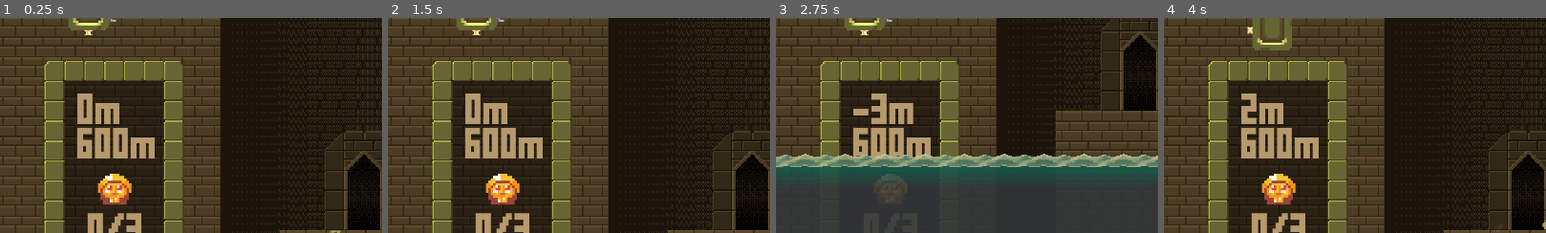
Above: before the commit, frames 1-4 (left to right).
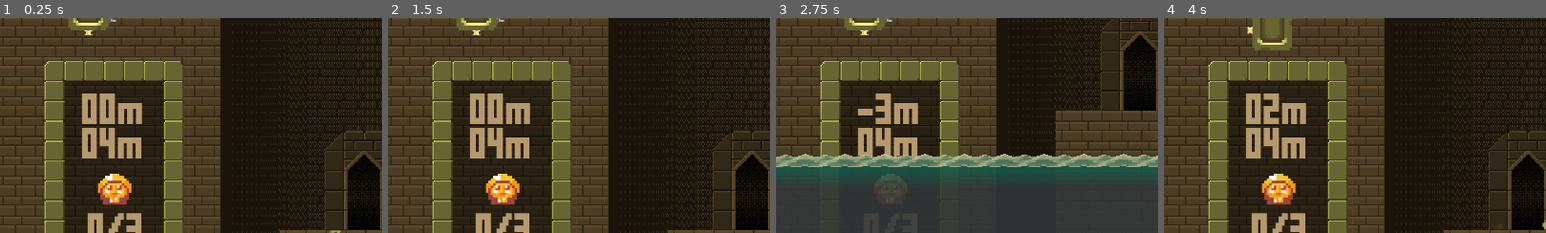
Above: after the commit, the same moments.

Repository: The-First-Pancake/gmtk-game-jam-2024
Game: Godot game, scene res://Levels/Template Level.tscn
Two runs of this game, one before a commit and one after it. Both use one fixed random seed, a clock stepped at 60 frames per second and the inputs below. The engine's default icon, where the game draws it, is replaced by a stand-in: a white triangle on a blue panel in a dark square.
Inputs (mouse positions are % of the whole screen's width and height, from its top left):
- Up to frame 1 (0.25 s): no input
- Up to frame 2 (1.5 s): move the mouse to (14, 22) at 0.52 s; hold Right (move_right) from 0.53 s (still down); click (14, 22) at 0.6 s; tap Space (jump) at 0.77 s; move the mouse to (30, 55) at 1.27 s; click (30, 55) at 1.35 s
- Up to frame 3 (2.75 s): tap Space (jump) at 1.52 s; move the mouse to (60, 28) at 2.02 s; release Right (move_right) at 2.03 s; hold Left (move_left) from 2.03 s (still down); right-click (60, 28) at 2.1 s; click (60, 28) at 2.3 s
- Up to frame 4 (4 s): move the mouse to (45, 70) at 2.77 s; release Left (move_left) at 2.78 s; hold Right (move_right) from 2.78 s (still down); click (45, 70) at 2.85 s; tap Space (jump) at 3.02, 3.77 s; move the mouse to (80, 65) at 3.52 s; click (80, 65) at 3.6 s
The pictures show only the part of the screen within x 0-50%, y 33-83%; the shares and areas given below are measured in that part.

The runs differ from the first frame. In frame 1, 3.4% of the frame differs, in the area x 20-41%, y 35-66%; in frame 2, 3.4%; in frame 3, 2.6%; in frame 4, 3.3%.

Commit message:
Add level select screen

Diff:
--- /dev/null
+++ b/Levels/LevelSelect.tscn
@@ -0,0 +1,28 @@
+[gd_scene load_steps=5 format=3 uid="uid://bvr1x1nd1id31"]
+
+[ext_resource type="Script" path="res://Scripts/LevelSelect.gd" id="1_7k26d"]
+[ext_resource type="Texture2D" uid="uid://bqfeqtdw7xcxo" path="res://Art/Sprites/Backgrounds/background.png" id="1_24j1o"]
+[ext_resource type="PackedScene" uid="uid://b3d1ywvp6mjol" path="res://Prefabs/LevelWeenie.tscn" id="3_66fh1"]
+
+[sub_resource type="CanvasItemMaterial" id="CanvasItemMaterial_pwuex"]
+light_mode = 1
+
+[node name="LevelSelect" type="Node2D"]
+position = Vector2(11, -5)
+script = ExtResource("1_7k26d")
+weenie_prefab = ExtResource("3_66fh1")
+
+[node name="Parallax2D" type="Parallax2D" parent="."]
+z_index = -4096
+scroll_scale = Vector2(0.5, 0.5)
+
+[node name="Background" type="TextureRect" parent="Parallax2D"]
+texture_filter = 1
+material = SubResource("CanvasItemMaterial_pwuex")
+offset_left = -4.0
+offset_top = -16301.0
+offset_right = 636.0
+offset_bottom = -12616.0
+scale = Vector2(3, 5)
+texture = ExtResource("1_24j1o")
+stretch_mode = 1
--- a/Levels/Template Level.tscn
+++ b/Levels/Template Level.tscn
@@ -200,12 +200,21 @@
 label_settings = SubResource("LabelSettings_448k6")
 
 [node name="HeightUI" type="Label" parent="Camera2D/UI"]
-offset_left = -765.0
+offset_left = -754.0
 offset_top = 18.0
-offset_right = -563.0
-offset_bottom = 209.0
-text = "100m
-666m"
+offset_right = -664.0
+offset_bottom = 187.0
+text = "00
+00"
+label_settings = SubResource("LabelSettings_448k6")
+
+[node name="HeightUnitsUI" type="Label" parent="Camera2D/UI"]
+offset_left = -663.0
+offset_top = 18.0
+offset_right = -573.0
+offset_bottom = 187.0
+text = "m
+m"
 label_settings = SubResource("LabelSettings_448k6")
 
 [node name="Idol" type="Sprite2D" parent="Camera2D/UI"]
--- /dev/null
+++ b/Prefabs/LevelWeenie.tscn
@@ -0,0 +1,110 @@
+[gd_scene load_steps=13 format=3 uid="uid://b3d1ywvp6mjol"]
+
+[ext_resource type="Script" path="res://Scripts/LevelWeenie.gd" id="1_13nni"]
+[ext_resource type="Texture2D" uid="uid://cm1bxb5y7kb" path="res://Art/Sprites/UI/ui_throbber.png" id="2_u6lqa"]
+[ext_resource type="FontFile" uid="uid://ck4uibtfurjl4" path="res://Fonts/FFFFORWA.TTF" id="3_1r1pr"]
+[ext_resource type="Texture2D" uid="uid://cra8a72oqq7vi" path="res://Art/Sprites/Idol.png" id="4_55eog"]
+[ext_resource type="Texture2D" uid="uid://c7n6srd7l27kh" path="res://Art/Sprites/fire_small.png" id="5_mawvm"]
+
+[sub_resource type="CircleShape2D" id="CircleShape2D_cat1a"]
+radius = 98.0204
+
+[sub_resource type="LabelSettings" id="LabelSettings_d7721"]
+font = ExtResource("3_1r1pr")
+font_size = 60
+font_color = Color(0.7, 0.588, 0.42, 1)
+
+[sub_resource type="AtlasTexture" id="AtlasTexture_8is8u"]
+atlas = ExtResource("5_mawvm")
+region = Rect2(0, 0, 3, 6)
+
+[sub_resource type="AtlasTexture" id="AtlasTexture_udlu0"]
+atlas = ExtResource("5_mawvm")
+region = Rect2(3, 0, 3, 6)
+
+[sub_resource type="AtlasTexture" id="AtlasTexture_deems"]
+atlas = ExtResource("5_mawvm")
+region = Rect2(6, 0, 3, 6)
+
+[sub_resource type="AtlasTexture" id="AtlasTexture_auh6p"]
+atlas = ExtResource("5_mawvm")
+region = Rect2(9, 0, 3, 6)
+
+[sub_resource type="SpriteFrames" id="SpriteFrames_8jjmw"]
+animations = [{
+"frames": [{
+"duration": 1.0,
+"texture": SubResource("AtlasTexture_8is8u")
+}, {
+"duration": 1.0,
+"texture": SubResource("AtlasTexture_udlu0")
+}, {
+"duration": 1.0,
+"texture": SubResource("AtlasTexture_deems")
+}, {
+"duration": 1.0,
+"texture": SubResource("AtlasTexture_auh6p")
+}],
+"loop": true,
+"name": &"default",
+"speed": 7.0
+}]
+
+[node name="LevelWeenie" type="Area2D"]
+visible = false
+script = ExtResource("1_13nni")
+
+[node name="CollisionShape2D" type="CollisionShape2D" parent="."]
+shape = SubResource("CircleShape2D_cat1a")
+
+[node name="Sprite2D" type="Sprite2D" parent="."]
+scale = Vector2(3.125, 3.125)
+texture = ExtResource("2_u6lqa")
+
+[node name="IdolUI" type="Label" parent="."]
+offset_left = -120.0
+offset_top = 120.0
+offset_right = 135.0
+offset_bottom = 258.0
+text = "Level 1"
+label_settings = SubResource("LabelSettings_d7721")
+horizontal_alignment = 1
+
+[node name="Idol 1" type="Sprite2D" parent="."]
+visible = false
+position = Vector2(-58.125, 231.312)
+scale = Vector2(3.125, 3.125)
+texture = ExtResource("4_55eog")
+
+[node name="Idol 2" type="Sprite2D" parent="."]
+visible = false
+position = Vector2(-2.125, 231.312)
+scale = Vector2(3.125, 3.125)
+texture = ExtResource("4_55eog")
+
+[node name="Idol 3" type="Sprite2D" parent="."]
+visible = false
+position = Vector2(50.875, 231.312)
+scale = Vector2(3.125, 3.125)
+texture = ExtResource("4_55eog")
+
+[node name="CompletedFlames" type="Node2D" parent="."]
+visible = false
+
+[node name="flame" type="AnimatedSprite2D" parent="CompletedFlames"]
+position = Vector2(-18, -4)
+scale = Vector2(3.15, 3.15)
+sprite_frames = SubResource("SpriteFrames_8jjmw")
+autoplay = "default"
+frame_progress = 0.832069
+
+[node name="flame2" type="AnimatedSprite2D" parent="CompletedFlames"]
+position = Vector2(19, -4)
+scale = Vector2(3.15, 3.15)
+sprite_frames = SubResource("SpriteFrames_8jjmw")
+autoplay = "default"
+frame_progress = 0.601985
+
+[connection signal="input_event" from="." to="." method="on_collision_input_event"]
+[connection signal="mouse_entered" from="." to="." method="_on_mouse_entered"]
+[connection signal="mouse_exited" from="." to="." method="_on_mouse_exited"]
--- a/Scripts/Door.gd
+++ b/Scripts/Door.gd
@@ -13,10 +13,12 @@
 		door_frame.z_index = lower_layer
 		interior_wall.process_mode = Node.PROCESS_MODE_DISABLED
 		interior_wall_2.process_mode = Node.PROCESS_MODE_DISABLED
+		GameManager.exit_door = self
 	else:
 		door_frame.z_index = top_layer
 		interior_wall.process_mode = Node.PROCESS_MODE_INHERIT
 		interior_wall_2.process_mode = Node.PROCESS_MODE_INHERIT
+		GameManager.entrance_door = self
 
 func _on_body_entered(body: Node2D) -> void:
 	if body is Player:
--- a/Scripts/GameManager.gd
+++ b/Scripts/GameManager.gd
@@ -3,6 +3,25 @@
 var player : Player = null
 var entrance_door : Door = null
 var exit_door : Door = null
+
+var levels : Array[PackedScene]
+var current_level : int = 0
+var game_progress_state : Dictionary = {"max_level_reached" = 1,
+										"level_states" = []}
+
+func _ready() -> void:
+	levels = [
+		preload("res://Levels/LevelSelect.tscn"),
+		preload("res://Levels/World1/temple_1_intro.tscn"),
+		preload("res://Levels/World1/temple_2_spikes.tscn"),
+		preload("res://Levels/World1/temple_3_holds.tscn")
+	]
+	for level in levels:
+		var level_dictionary_default : Dictionary = {
+			"completed" = false,
+			"idols" = 0,
+		}
+		game_progress_state["level_states"].append(level_dictionary_default)
 
 # Called every frame. 'delta' is the elapsed time since the previous frame.
 func _process(delta: float) -> void:
@@ -15,4 +34,18 @@
 			DisplayServer.window_set_mode(DisplayServer.WINDOW_MODE_FULLSCREEN)
 
 func level_complete() -> void:
-	print("level complete!")
+	game_progress_state['level_states'][current_level]['completed'] = true
+	game_progress_state['level_states'][current_level]['idols'] = player.idols_collected
+	load_next_scene()
+
+func load_level(idx : int) -> void:
+	if (idx >= levels.size()):
+		idx = 0 # always go back to level selected if end reached
+	current_level = idx;
+	get_tree().change_scene_to_packed(levels[idx])
+
+func load_next_scene() -> void:
+	current_level += 1
+	if (current_level > game_progress_state["max_level_reached"]):
+		game_progress_state["max_level_reached"] = current_level
+	load_level(current_level)
--- /dev/null
+++ b/Scripts/LevelSelect.gd
@@ -0,0 +1,22 @@
+class_name LevelSelect
+extends Node2D
+
+@export var weenie_prefab : PackedScene
+
+const weenie_size_x : int = 300
+const weenie_size_y : int = 350
+
+# Called when the node enters the scene tree for the first time.
+func _ready() -> void:
+	for i in GameManager.levels.size():
+		if (i != 0):
+			var spawned_obj : LevelWeenie = weenie_prefab.instantiate() as LevelWeenie
+			spawned_obj.level_idx = i
+			add_child(spawned_obj)
+			var x_pos : int = weenie_size_x * (i) % 1080
+			var y_pos : int = (int(weenie_size_x * (i) / 1080)) * weenie_size_y + 150
+			spawned_obj.global_position = Vector2(x_pos, y_pos)
+
+# Called every frame. 'delta' is the elapsed time since the previous frame.
+func _process(delta: float) -> void:
+	pass
--- /dev/null
+++ b/Scripts/LevelWeenie.gd
@@ -0,0 +1,42 @@
+class_name LevelWeenie
+extends Area2D
+
+var level_idx : int = 1;
+
+# Called when the node enters the scene tree for the first time.
+func _ready() -> void:
+	if (GameManager.game_progress_state['max_level_reached'] >= level_idx):
+		show()
+	$IdolUI.text = "Level " + str(level_idx)
+	if (GameManager.game_progress_state['level_states'][level_idx]['completed']):
+		$CompletedFlames.show()
+	var idols_collected : int = GameManager.game_progress_state['level_states'][level_idx]['idols']
+	if (idols_collected >= 1):
+		$"Idol 1".show()
+	if (idols_collected >= 2):
+		$"Idol 1".show()
+		$"Idol 2".show()
+	if (idols_collected >= 3):
+		$"Idol 1".show()
+		$"Idol 2".show()
+		$"Idol 3".show()
+
+	pass # Replace with function body.
+
+# Called every frame. 'delta' is the elapsed time since the previous frame.
+func _process(delta: float) -> void:
+	pass
+
+func on_collision_input_event(viewport: Node, event: InputEvent, shape_idx: int) -> void:
+	if Input.is_action_just_pressed("drop_block"):
+			GameManager.load_level(level_idx)
+
+func _on_mouse_entered() -> void:
+	modulate.r /= 2
+	modulate.g /= 2
+	modulate.b /= 2
+
+func _on_mouse_exited() -> void:
+	modulate.r *= 2
+	modulate.g *= 2
+	modulate.b *= 2
--- a/Scripts/ui.gd
+++ b/Scripts/ui.gd
@@ -13,4 +13,6 @@
 func _process(delta: float) -> void:
 	if (is_instance_valid(GameManager.player)):
 		idol_label.text = str(GameManager.player.idols_collected) + "/3"
-		height_label.text = str(int(base_height - GameManager.player.global_position.y / 50)) + "m\n600m"
+		var player_height : int = base_height - GameManager.player.global_position.y / 50
+		var door_height : int = base_height - GameManager.exit_door.global_position.y / 50
+		height_label.text = "%02d"%player_height + "\n" + "%02d"%door_height
